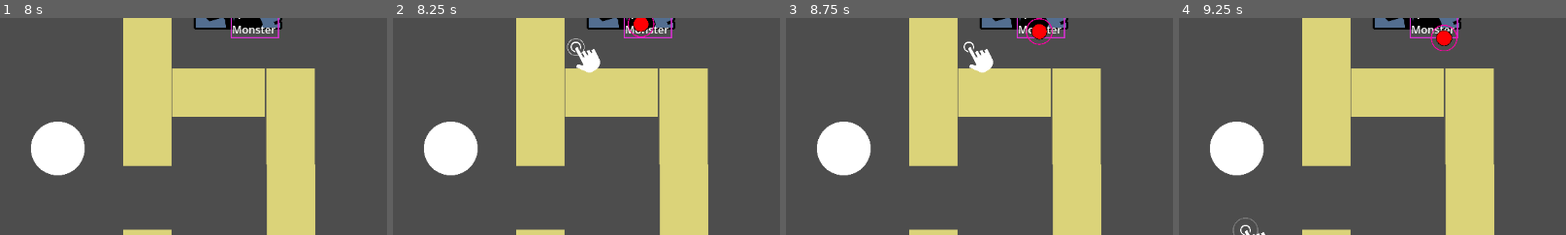
Above: before the commit, frames 1-4 (left to right).
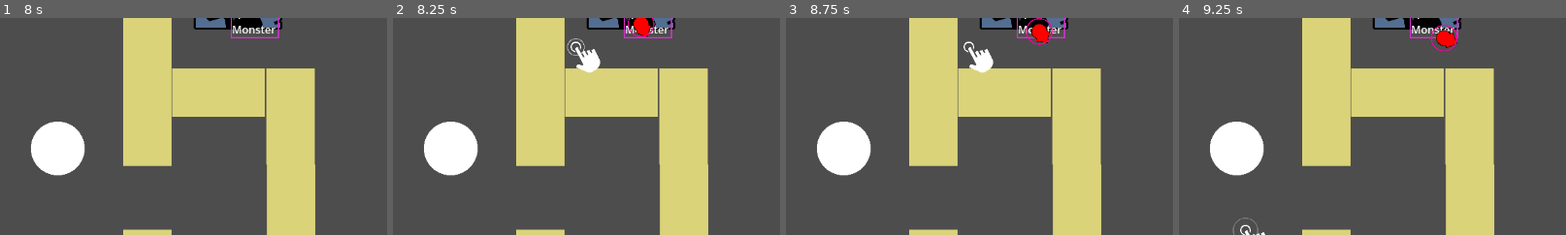
Above: after the commit, the same moments.

Repository: NekoNekonium/Necromancien
Game: Godot game, scene res://Niveaux/LVL_TestPrototype.tscn
Same seed, same stepped clock (60 frames per second), same inputs: the game is played once before the commit and once after it.
Inputs (mouse positions are % of the whole screen's width and height, from its top left):
- Up to frame 1 (8 s): tap Enter at 0.5, 2, 3.5 s; move the mouse to (72, 45) at 0.52 s; press the mouse at (72, 45) at 0.53 s; tap Space at 1.25, 2.75, 4.25 s; move the mouse to (30, 55) at 1.27 s; release the mouse at (30, 55) at 1.28 s; click (30, 55) at 1.35 s; move the mouse to (60, 28) at 2.02 s; press the mouse at (60, 28) at 2.03 s; move the mouse to (45, 70) at 2.77 s; release the mouse at (45, 70) at 2.78 s; click (45, 70) at 2.85 s; move the mouse to (80, 65) at 3.52 s; press the mouse at (80, 65) at 3.53 s; move the mouse to (20, 35) at 4.27 s; release the mouse at (20, 35) at 4.28 s; click (20, 35) at 4.35 s; move the mouse to (55, 50) at 5.02 s; press the mouse at (55, 50) at 5.03 s; move the mouse to (35, 25) at 5.77 s; release the mouse at (35, 25) at 5.78 s; click (35, 25) at 5.85 s; move the mouse to (72, 45) at 6.52 s; press the mouse at (72, 45) at 6.53 s; move the mouse to (30, 55) at 7.27 s; release the mouse at (30, 55) at 7.28 s; click (30, 55) at 7.35 s
- Up to frame 2 (8.25 s): move the mouse to (60, 28) at 8.02 s; press the mouse at (60, 28) at 8.03 s
- Up to frame 3 (8.75 s): no input
- Up to frame 4 (9.25 s): move the mouse to (45, 70) at 8.77 s; release the mouse at (45, 70) at 8.78 s; click (45, 70) at 8.85 s
The pictures show only the part of the screen within x 36-86%, y 21-71%; the shares and areas given below are measured in that part.

Frame 1 is identical in both runs. In frame 2, less than 0.1% of the frame differs, in the area x 62-67%, y 3-9%; in frame 3, less than 0.1%; in frame 4, less than 0.1%.

Commit message:
Update ENT_TestEnnemy.tscn

Diff:
--- a/necromancien/Entitées/ENT_TestEnnemy.tscn
+++ b/necromancien/Entitées/ENT_TestEnnemy.tscn
@@ -1,6 +1,7 @@
-[gd_scene load_steps=8 format=3 uid="uid://bgeq7vlsx6avp"]
+[gd_scene load_steps=9 format=3 uid="uid://bgeq7vlsx6avp"]
 
 [ext_resource type="Texture2D" uid="uid://6nx03k6si5k7" path="res://Assets/SpriteSVG/plain-circle.svg" id="1_ndgo3"]
+[ext_resource type="Texture2D" uid="uid://b1mvw0ooc4w68" path="res://Assets/SpriteSVG/plain-square.svg" id="2_8lqfn"]
 [ext_resource type="PackedScene" uid="uid://dfhf540m5sc3n" path="res://Composants/Attacks/CMP_AttackParent.tscn" id="2_g25v4"]
 [ext_resource type="PackedScene" uid="uid://b2mg3mjjofsdt" path="res://Composants/CMP_Movement.tscn" id="3_vwmtq"]
 [ext_resource type="PackedScene" uid="uid://bjddgxoyv846g" path="res://Composants/CMP_navigation.tscn" id="4_p20yr"]
@@ -15,14 +16,26 @@
 collision_mask = 5
 
 [node name="Sprite2D2" type="Sprite2D" parent="."]
-self_modulate = Color(0, 0, 0, 1)
+modulate = Color(0, 0, 0, 1)
 scale = Vector2(0.0507812, 0.0507812)
 texture = ExtResource("1_ndgo3")
 
+[node name="Sprite2D2" type="Sprite2D" parent="Sprite2D2"]
+position = Vector2(175, 0)
+rotation = 0.785398
+scale = Vector2(0.75, 0.75)
+texture = ExtResource("2_8lqfn")
+
 [node name="Sprite2D" type="Sprite2D" parent="."]
-self_modulate = Color(1, 0, 0.0166664, 1)
+modulate = Color(1, 0, 0, 1)
 scale = Vector2(0.046875, 0.046875)
 texture = ExtResource("1_ndgo3")
+
+[node name="Sprite2D2" type="Sprite2D" parent="Sprite2D"]
+position = Vector2(190, 0)
+rotation = 0.785398
+scale = Vector2(0.75, 0.75)
+texture = ExtResource("2_8lqfn")
 
 [node name="CollisionShape2D" type="CollisionShape2D" parent="."]
 shape = SubResource("CircleShape2D_huvsu")
